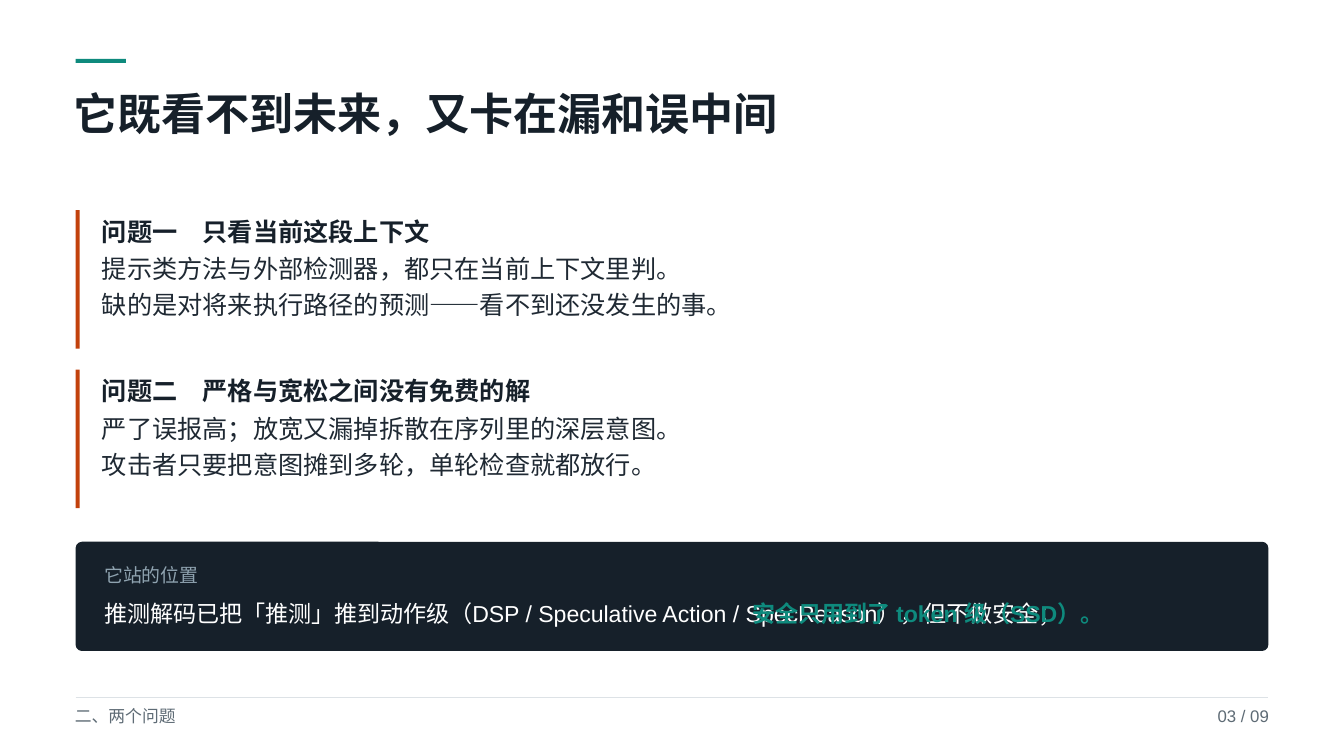
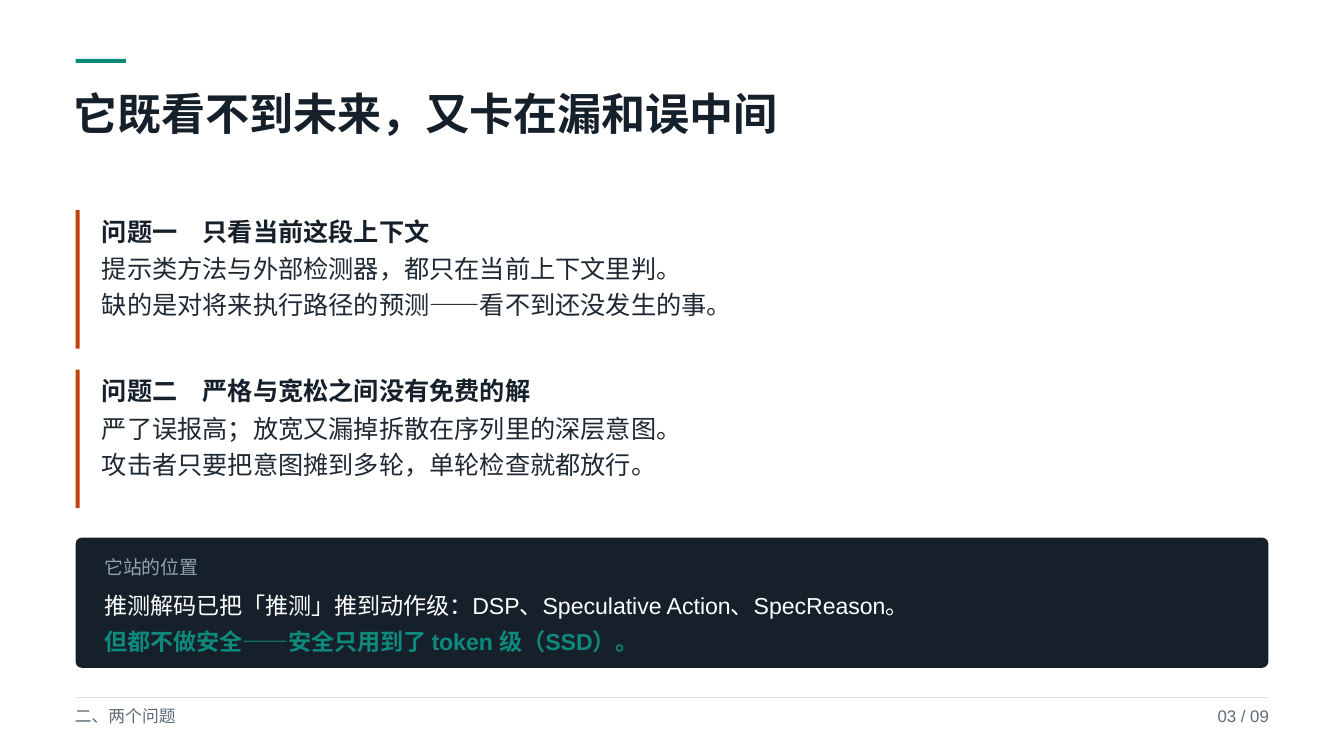
Before and after one commit to yiiiiiii1/multi-agent-remote-sensing, a slide deck: slide 3 of 阶段2-卫星多智能体防御/presentations/SSH精读-9页.pptx. Drawn at 1344x756 pixels with LibreOffice and Linux fonts; fonts in the diff are those of the drawing. Boxes give left, top, right and bottom in pixels: in the first picture for what was removed or moved away, otherwise in the second. Text is boxed around its words. In the diff, an @@ line names an element or a change of style, - is before the commit and + after.

Commit message:
修 P03 底部深色条文字重叠（第一行过长压到第二行），拆成两行并加高色条；重出 9 页 PPTX

```diff
--- a/阶段2-卫星多智能体防御/presentations/SSH精读-9页.pptx
+++ b/阶段2-卫星多智能体防御/presentations/SSH精读-9页.pptx
@@ rounded rectangle: place and size @@
-rounded rectangle at (76, 542, 1268, 651)
+rounded rectangle at (76, 537, 1268, 667)
@@ rounded rectangle at (76, 537, 1268, 667): proportions changed @@
@@ text "它站的位置": place and size @@
-text "它站的位置" at (104, 566, 198, 584)
+text "它站的位置" at (104, 558, 198, 576)
@@ text at (104, 594, 909, 619): text changed @@
-推测解码已把「推测」推到动作级（DSP / Speculative Action / SpecReason），但不做安全；
+推测解码已把「推测」推到动作级：DSP、Speculative Action、SpecReason。
@@ text at (104, 630, 638, 652): text changed @@
-安全只用到了 token 级（SSD）。
+但都不做安全——安全只用到了 token 级（SSD）。
```
Also in this commit, not shown: 16 other files.
